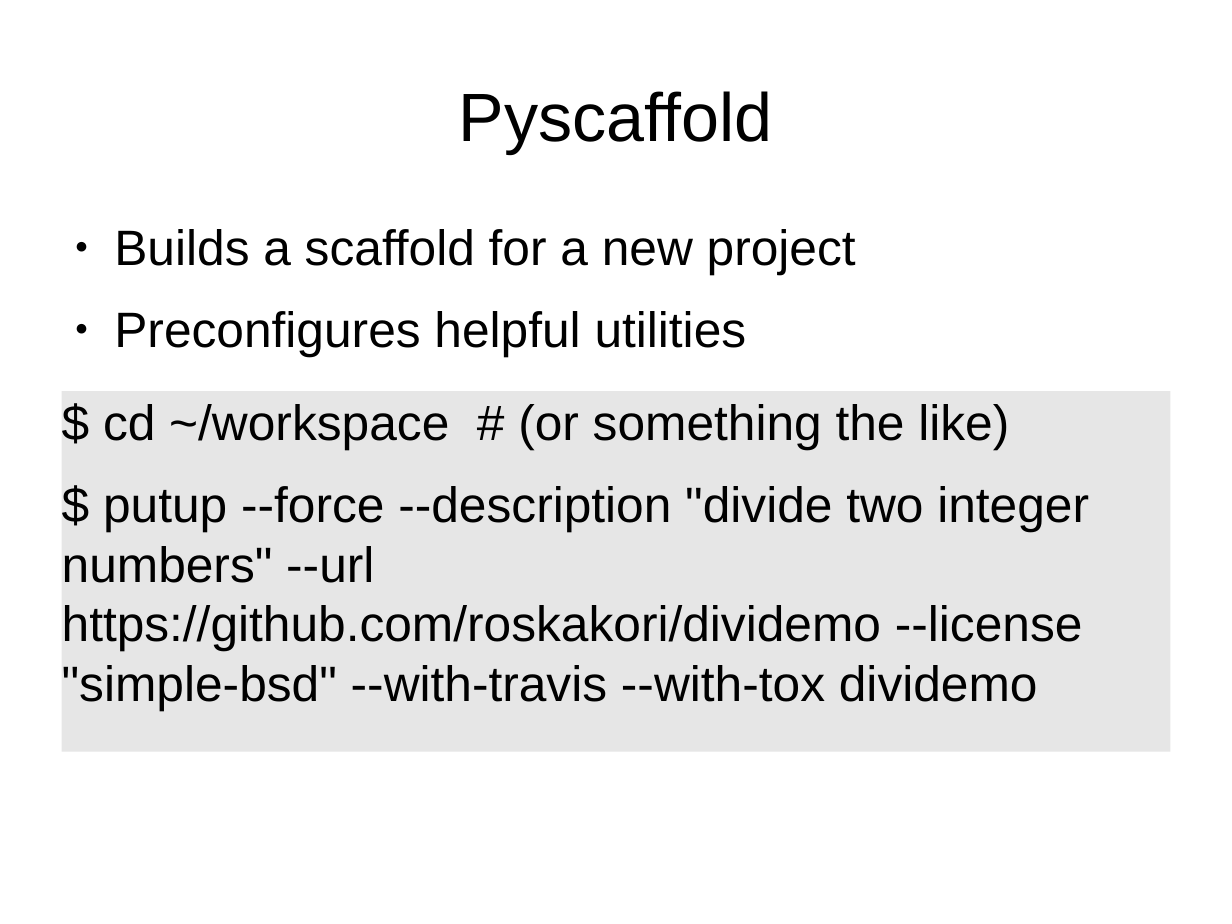
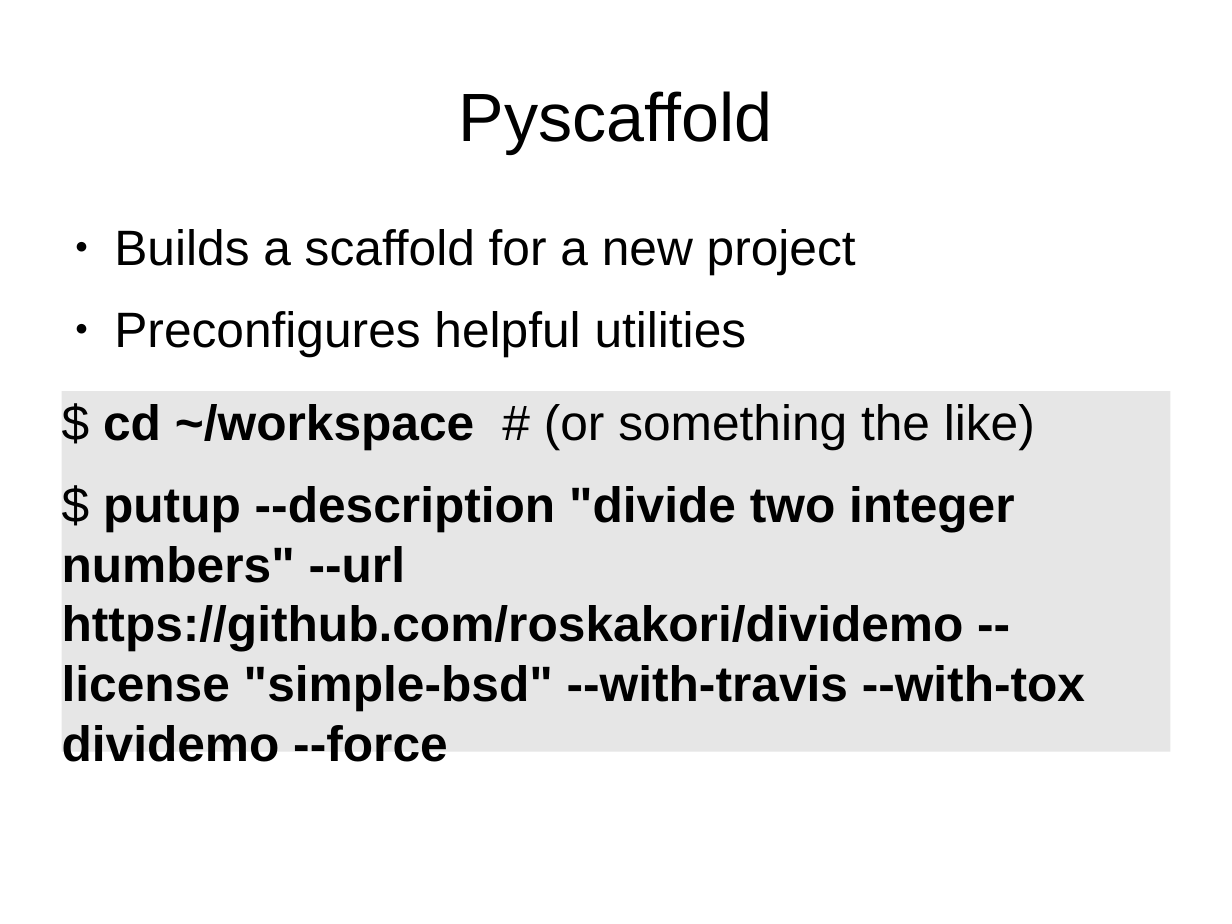
Before and after one commit to roskakori/talks, a slide deck: slide 20 of pygraz/opensourceprojects/Open source projects with Python.odp (slide 19 before the commit). Drawn at 1232x924 pixels with LibreOffice and Linux fonts; fonts in the diff are those of the drawing. Boxes give left, top, right and bottom in pixels: in the first picture for what was removed or moved away, otherwise in the second. Text is boxed around its words. In the diff, an @@ line names an element or a change of style, - is before the commit and + after.

```diff
--- a/pygraz/opensourceprojects/Open source projects with Python.odp
+++ b/pygraz/opensourceprojects/Open source projects with Python.odp
@@ text at bbox=[103, 404, 1035, 450]: bold on in "cd ~/workspace" @@
@@ text at bbox=[62, 486, 1085, 762]: text changed; bold on @@
-$ putup --force --description "divide two integer numbers" --url https://github.com/roskakori/dividemo --license "simple-bsd" --with-travis --with-tox dividemo
+$ putup --description "divide two integer numbers" --url https://github.com/roskakori/dividemo --license "simple-bsd" --with-travis --with-tox dividemo --force
```
Also in this commit, not shown: 12 other slides changed, 10 slides added, 2 slides removed.
